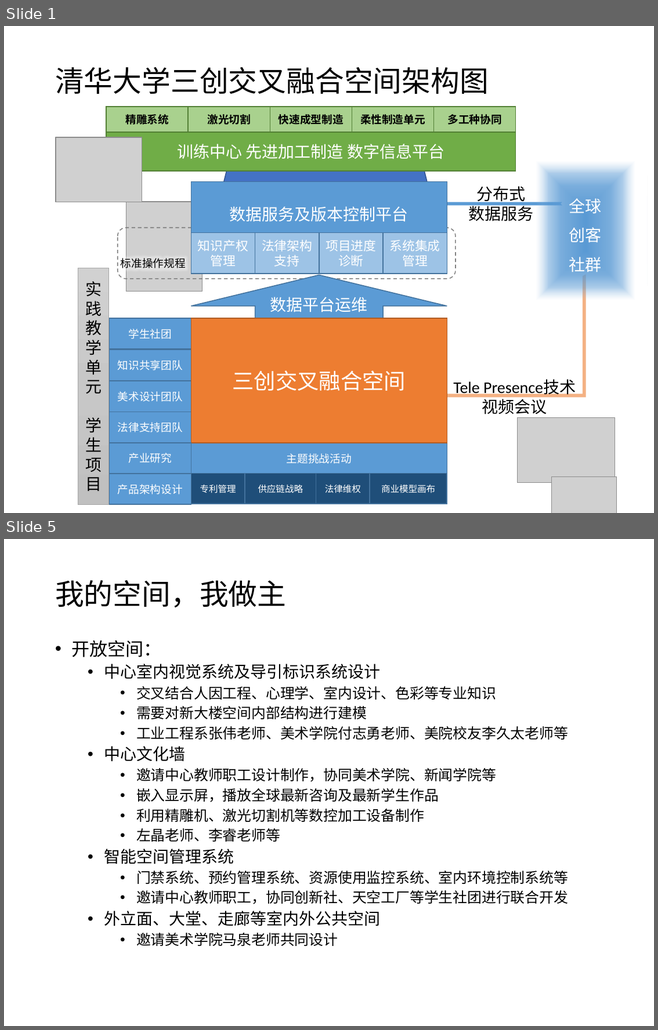
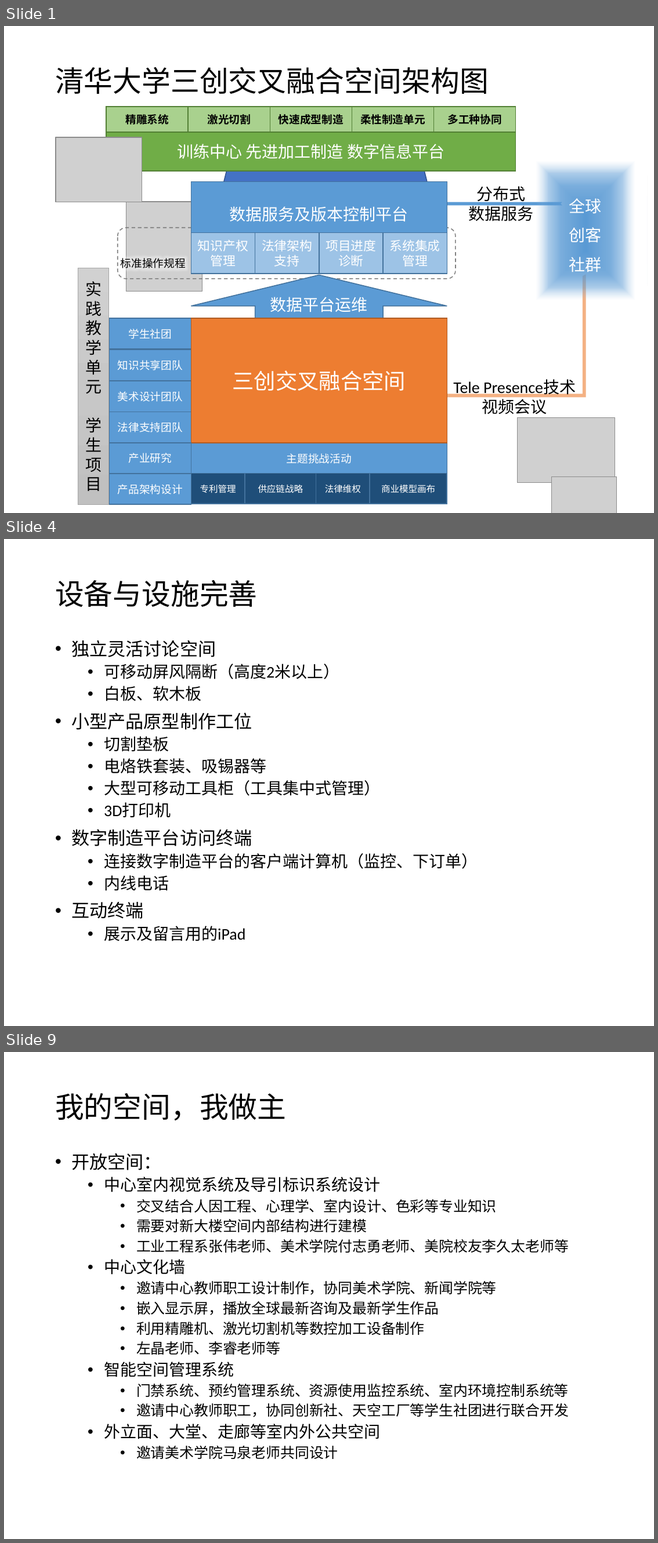
Before and after one commit to woodyme/i.center_my_workzone, a slide deck: 训练中心创客交叉融合空间建设/doc/创客融合空间运行模式.pptx. Shown one above the other, each under a label of ours: slides 1 and 5 before the commit, slides 1, 4 and 9 after it; the slides between them are not shown. The pictures are 658x1030 and 658x1543 pixels, drawn with LibreOffice and Linux fonts; fonts in the diff are those of the drawing; grey boxes stand for pictures. Boxes give left, top, right and bottom in pixels: in the first picture for what was removed or moved away, otherwise in the second. Text is boxed around its words. In the diff, an @@ line names an element or a change of style, - is before the commit and + after.

Commit message:
update 创客空间运行模式

```diff
--- a/训练中心创客交叉融合空间建设/doc/创客融合空间运行模式.pptx
+++ b/训练中心创客交叉融合空间建设/doc/创客融合空间运行模式.pptx
@@ slide 4 added at [4,539,654,1026], background #FFFFFF @@
@@ title added at [55,580,257,607], 32 pt, text #000000 @@
+设备与设施完善
@@ text added at [71,640,477,942], 18 pt, text #000000 @@
+• 独立灵活讨论空间
+  • 可移动屏风隔断（高度2米以上）
+  • 白板、软木板
+• 小型产品原型制作工位
+  • 切割垫板
+  • 电烙铁套装、吸锡器等
+  • 大型可移动工具柜（工具集中式管理）
+  • 3D打印机
+• 数字制造平台访问终端
+  • 连接数字制造平台的客户端计算机（监控、下订单）
+  • 内线电话
+• 互动终端
+  • 展示及留言用的iPad
@@ what was slide 5 is now slide 9 @@
```
Also in this commit, not shown: 2 slides changed, 3 other slides added.
